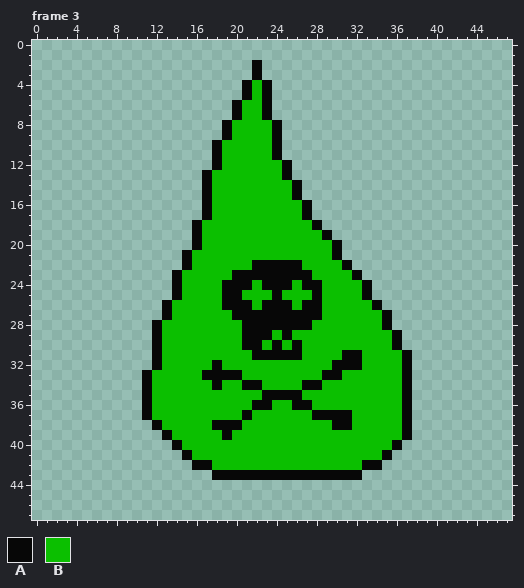
One commit to this pixel-art file: src/assets/reels/reels-01.aseprite. The first picture shows the starting point.
48x48 pixels, 18 frames. Shown: frame 3. The commit also changed other frames, which this record leaves out.
Palette (. is transparent): A #070707  B #0bbf00
Pixels before, frame 3, first column x 11:
 2 ...........A...............
 3 ...........A...............
 4 ..........ABA..............
 5 ..........ABA..............
 6 .........ABBA..............
 7 .........ABBA..............
 8 ........ABBBBA.............
 9 ........ABBBBA.............
10 .......ABBBBBA.............
11 .......ABBBBBA.............
12 .......ABBBBBBA............
13 ......ABBBBBBBA............
14 ......ABBBBBBBBA...........
15 ......ABBBBBBBBA...........
16 ......ABBBBBBBBBA..........
17 ......ABBBBBBBBBA..........
18 .....ABBBBBBBBBBBA.........
19 .....ABBBBBBBBBBBBA........
20 .....ABBBBBBBBBBBBBA.......
21 ....ABBBBBBBBBBBBBBA.......
22 ....ABBBBBBAAAAABBBBA......
23 ...ABBBBBAAAAAAAABBBBA.....
24 ...ABBBBAAABAAABAABBBBA....
25 ...ABBBBAABBBABBBABBBBA....
26 ..ABBBBBAAABAAABAABBBBBA...
27 ..ABBBBBBAAAAAAAAABBBBBBA..
28 .ABBBBBBBBAAAAAAABBBBBBBA..
29 .ABBBBBBBBAAABABBBBBBBBBBA.
30 .ABBBBBBBBAABABABBBBBBBBBA.
31 .ABBBBBBBBBAAAAABBBBAABBBBA
32 .ABBBBBABBBBBBBBBBBAAABBBBA
33 ABBBBBAAAABBBBBBBBAABBBBBBA
34 ABBBBBBABBAABBBBAABBBBBBBBA
35 ABBBBBBBBBBBAAAABBBBBBBBBBA
36 ABBBBBBBBBBAABBAABBBBBBBBBA
37 ABBBBBBBBBABBBBBBAAAABBBBBA
38 .ABBBBBAAABBBBBBBBBAABBBBBA
39 ..ABBBBBABBBBBBBBBBBBBBBBBA
40 ...ABBBBBBBBBBBBBBBBBBBBBA.
41 ....ABBBBBBBBBBBBBBBBBBBA..
42 .....AABBBBBBBBBBBBBBBAA...
43 .......AAAAAAAAAAAAAAA.....
After the commit:
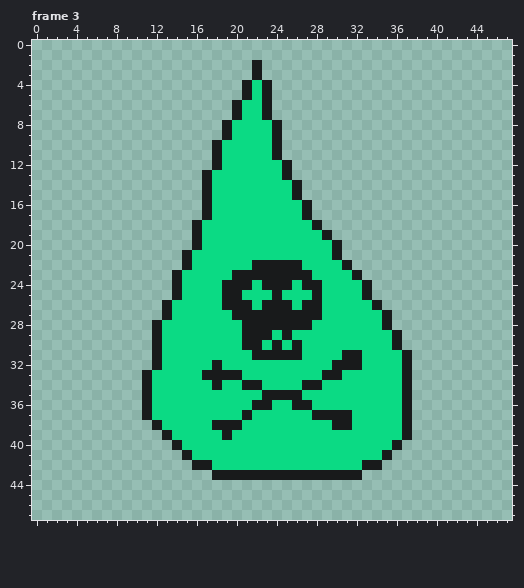
Edits made:
Colour A changes from #070707 to #181a1b.
Colour B changes from #0bbf00 to #0bda84.
Where, in picture pixels (left, top, right, bottom), the same in both pictures:
changed: (142, 60, 412, 480)
